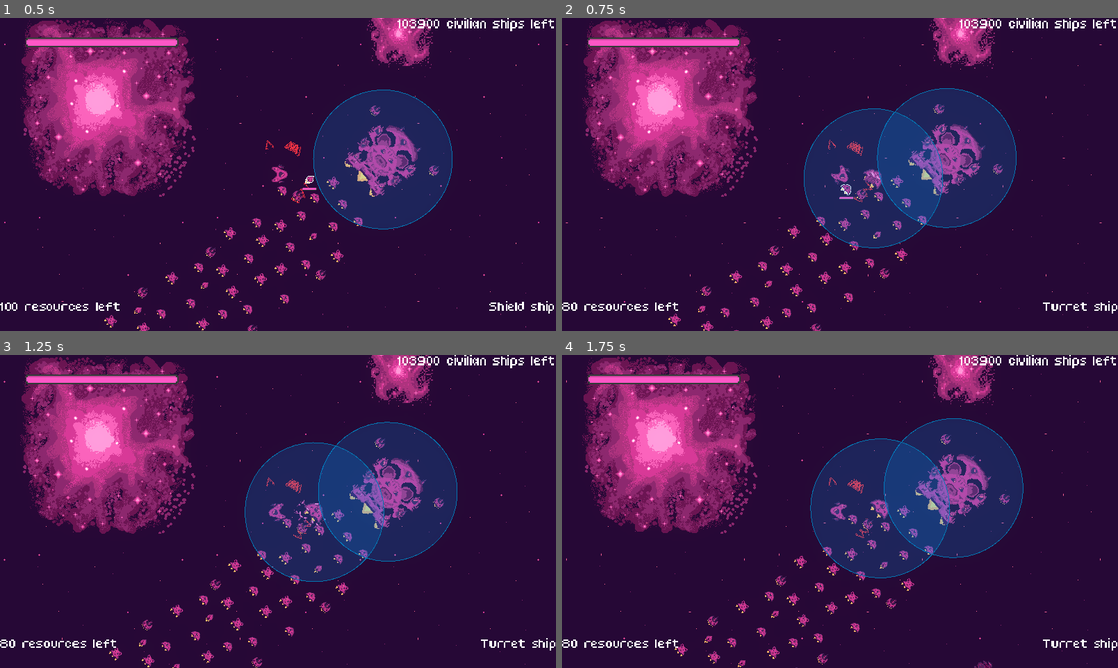
Above: before the commit, frames 1-4 (two rows, left to right).
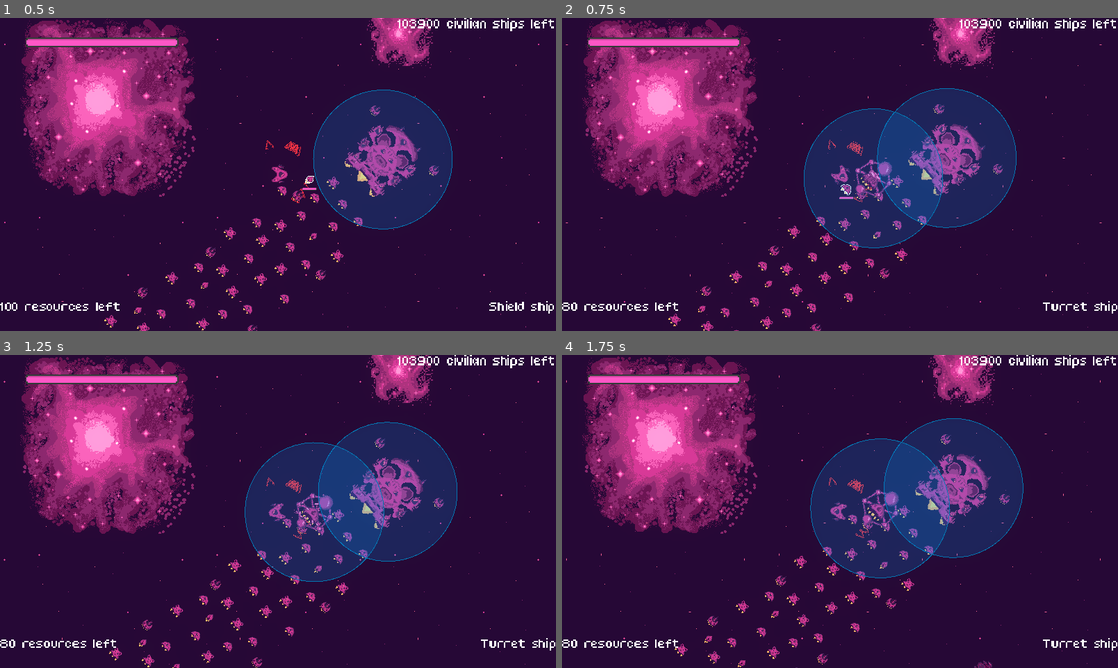
Above: after the commit, the same moments.

Repository: bear-minimum-studio/space-bear
Game: Godot game, scene res://Game.tscn
The game is run twice, just before and just after one commit, with the same random seed, the same clock (stepped at 60 frames per second) and the same inputs.
Inputs:
- Up to frame 1 (0.5 s): no input
- Up to frame 2 (0.75 s): tap Enter (upgrade) at 0.5 s; hold Right (turn_right) from 0.53 s (still down); hold X (cycle_selection) from 0.53 s (still down)
- Up to frame 3 (1.25 s): keep holding Right (turn_right); keep holding X (cycle_selection)
- Up to frame 4 (1.75 s): release Right (turn_right) at 1.28 s; release X (cycle_selection) at 1.28 s; hold Ctrl (brake) from 1.28 s (still down); tap Down (decelerate) at 1.35 s

Frame 1 is identical in both runs. In frame 2, 0.4% of the frame differs, in the area x 52-60%, y 45-58%; in frame 3, 0.4%; in frame 4, 0.4%, in the area x 53-61%, y 42-56%.

Commit message:
feat: add shield ship asset

Diff:
--- a/npc/civilians/ShieldShip.tscn
+++ b/npc/civilians/ShieldShip.tscn
@@ -1,13 +1,13 @@
 [gd_scene load_steps=6 format=3 uid="uid://1g287f44t86u"]
 
 [ext_resource type="PackedScene" uid="uid://etyatu5407jp" path="res://npc/civilians/AbstractCivilianShip.tscn" id="1_7pvws"]
-[ext_resource type="Texture2D" uid="uid://dnfexlynuag6t" path="res://npc/civilians/vaisseau_civil_1.png" id="2_m0hcx"]
-[ext_resource type="Texture2D" uid="uid://5u7y1ei2tu6r" path="res://npc/civilians/vaisseau_civil_1_flammes.png" id="3_axgrb"]
+[ext_resource type="Texture2D" uid="uid://ri234l42g6j3" path="res://npc/civilians/vaisseau_shield.png" id="2_o8o3i"]
+[ext_resource type="Texture2D" uid="uid://c2mpuant3wqty" path="res://npc/civilians/vaisseau_shield_flammes.png" id="3_rbiek"]
 [ext_resource type="PackedScene" uid="uid://djo7oaxj6obr3" path="res://shield/Shield.tscn" id="4_mj3k5"]
 
 [sub_resource type="CapsuleShape2D" id="CapsuleShape2D_4sqib"]
-radius = 15.0
-height = 50.0
+radius = 33.0
+height = 88.0
 
 [node name="ShieldShip" instance=ExtResource("1_7pvws")]
 number_of_passengers = 50
@@ -16,24 +16,26 @@
 [node name="Ship" parent="." index="0"]
 rotation = 1.57079
 scale = Vector2(2, 2)
-texture = ExtResource("2_m0hcx")
+texture = ExtResource("2_o8o3i")
 
 [node name="Flammes" parent="." index="1"]
 rotation = 1.57079
 scale = Vector2(2, 2)
-texture = ExtResource("3_axgrb")
+texture = ExtResource("3_rbiek")
 
 [node name="CollisionShape2D" parent="." index="2"]
-position = Vector2(7, 0)
-rotation = 3.14159
+position = Vector2(2, 0)
+rotation = 4.71238
 shape = SubResource("CapsuleShape2D_4sqib")
 
 [node name="HealthSystem" parent="." index="4"]
 max_health = 50
 
 [node name="HealthBar" parent="UI" index="0"]
-offset_top = 38.0
-offset_bottom = 54.0
+offset_left = -53.0
+offset_top = 57.0
+offset_right = 53.0
+offset_bottom = 73.0
 
 [node name="Shield" parent="." index="7" instance=ExtResource("4_mj3k5")]
 max_health = 200
Binary file added: npc/civilians/vaisseau_shield.png
Not shown, added: npc/civilians/vaisseau_shield.png.import
Binary file added: npc/civilians/vaisseau_shield_flammes.png
Not shown, added: npc/civilians/vaisseau_shield_flammes.png.import
